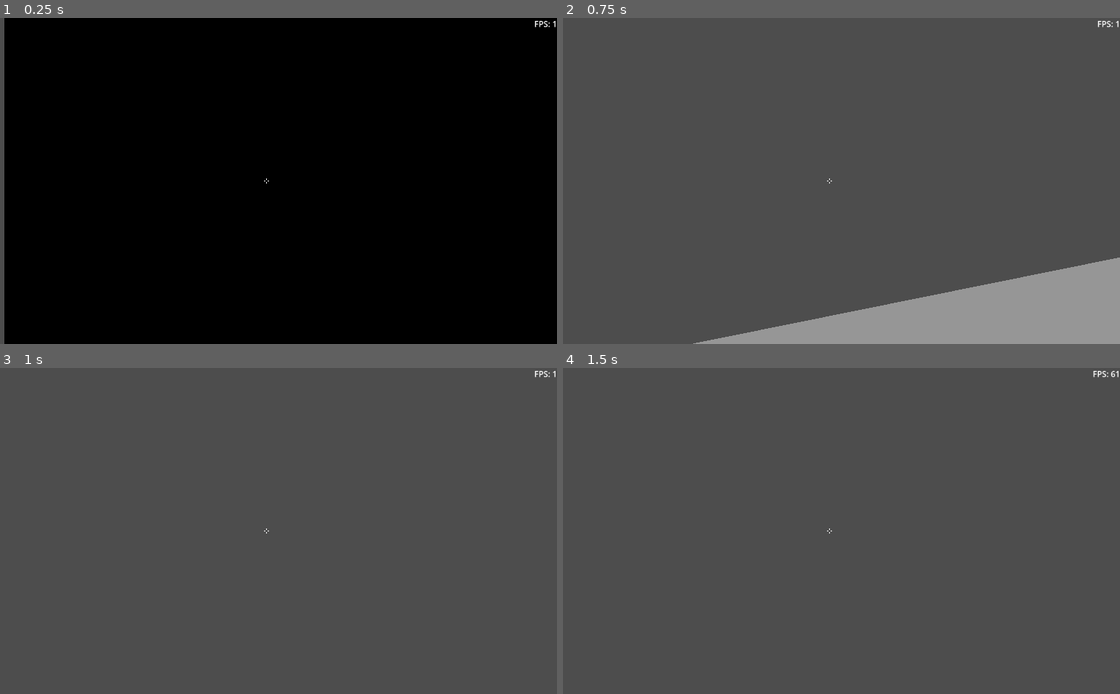
Above: before the commit, frames 1-4 (two rows, left to right).
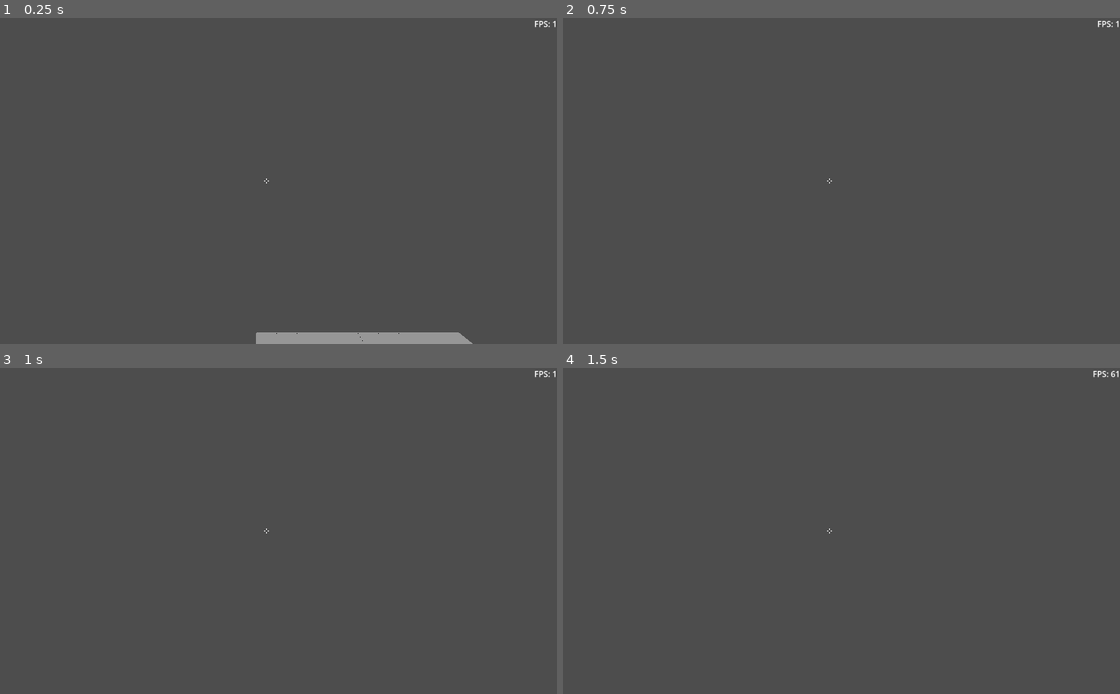
Above: after the commit, the same moments.

Repository: rollinger/VoxelLandscape
Game: Godot game, scene res://voxel_grid.tscn
The game is run twice, just before and just after one commit, with the same random seed, the same clock (stepped at 60 frames per second) and the same inputs.
Inputs (mouse positions are in pixels of both pictures, inside the frame that each line leads up to):
- Up to frame 1 (0.25 s): no input
- Up to frame 2 (0.75 s): tap Enter at 0.5 s; move the mouse to (863, 181) at 0.52 s; hold W (ui_up) from 0.53 s (still down); hold R (ui_ascend) from 0.53 s (still down); click (863, 181) at 0.67 s
- Up to frame 3 (1 s): keep holding W (ui_up); keep holding R (ui_ascend)
- Up to frame 4 (1.5 s): keep holding W (ui_up); move the mouse to (802, 531) at 1.27 s; release R (ui_ascend) at 1.28 s; tap R (ui_ascend) at 1.35 s; click (802, 531) at 1.42 s

The runs differ from the first frame. In frame 1, 99% of the frame differs, in the area x 0-100%, y 0-100%; in frame 2, 10%; in frame 3, nothing differs; in frame 4, nothing differs.

Commit message:
ray tracing for godot 4

Diff:
--- a/pov.gd
+++ b/pov.gd
@@ -27,36 +27,73 @@
 	rotation_degrees.x = rad_to_deg(rotation_x)
 	rotation_degrees.y = rad_to_deg(rotation_y)
 
-# Move the camera based on input and current rotation
+
+# This function ensures that the camera moves in the direction it's currently pointing
 func handle_camera_movement(delta):
 	var movement = Vector3()
+
 	if Input.is_action_pressed("ui_cancel"):
 		get_tree().quit()
+
+	# Move forward and backward relative to the camera's local Z-axis (forward/backward)
 	if Input.is_action_pressed("ui_up"):  # Move forward
-		movement -= transform.basis.z * move_speed * delta
+		movement += -transform.basis.z * move_speed * delta
 	if Input.is_action_pressed("ui_down"):  # Move backward
 		movement += transform.basis.z * move_speed * delta
-	if Input.is_action_pressed("ui_left"):  # Move left
-		movement -= transform.basis.x * move_speed * delta
-	if Input.is_action_pressed("ui_right"):  # Move right
+
+	# Move left and right relative to the camera's local X-axis (strafing/lateral movement)
+	if Input.is_action_pressed("ui_left"):  # Move left (strafe)
+		movement += -transform.basis.x * move_speed * delta
+	if Input.is_action_pressed("ui_right"):  # Move right (strafe)
 		movement += transform.basis.x * move_speed * delta
-	if Input.is_action_pressed("ui_ascend"):  # Move up (optional keybind)
-		movement += Vector3.UP * move_speed * delta
-	if Input.is_action_pressed("ui_descend"):  # Move down (optional keybind)
-		movement -= Vector3.UP * move_speed * delta
-	# Apply the calculated movement
+
+	# Move up and down relative to the camera's local Y-axis (up/down)
+	if Input.is_action_pressed("ui_ascend"):  # Move up
+		movement += transform.basis.y * move_speed * delta
+	if Input.is_action_pressed("ui_descend"):  # Move down
+		movement += -transform.basis.y * move_speed * delta
+
+	# Apply the calculated movement (relative to the current rotation and direction)
 	translate(movement)
 
 
-#func _input(event):
-	#if event is InputEventMouseButton and event.button_index == MOUSE_BUTTON_LEFT and event.pressed:
-		#var ray_origin = project_ray_origin(get_viewport().get_mouse_position())
-		#var ray_dir = project_ray_normal(get_viewport().get_mouse_position())
-		#var space_state = get_world_3d().direct_space_state
-		#var ray = PhysicsRayQueryParameters3D(from=ray_origin, to=ray_origin + ray_dir * 100)
-		#var result = space_state.intersect_ray(ray)
-#
-		#if result:
-			#var clicked_voxel = result["collider"]
-			#if clicked_voxel:
-				#clicked_voxel.queue_free()  # remove the clicked voxel
+func _input(event):
+	if event is InputEventMouseButton and event.button_index == MOUSE_BUTTON_LEFT and event.pressed:
+		# Get the camera's global position as the ray's origin
+		var ray_origin = global_transform.origin
+
+		# The camera looks along its negative Z-axis in local space, so we use -transform.basis.z for the forward direction
+		var ray_dir = -global_transform.basis.z.normalized()
+
+		# Define the ray length (how far the ray will cast)
+		var ray_length = 100.0
+
+		# Get the space state for raycasting
+		var space_state = get_world_3d().direct_space_state
+
+		# Create a ray query parameter object (Godot 4)
+		var query = PhysicsRayQueryParameters3D.create(ray_origin, ray_origin + ray_dir * ray_length)
+
+		# Perform the raycast
+		var result = space_state.intersect_ray(query)
+
+		# Check if the raycast hit something
+		if result:
+			var clicked_voxel = result.collider
+			if clicked_voxel:
+				clicked_voxel.queue_free()  # Remove the clicked voxel
+
+
+func old_input(event):
+	if event is InputEventMouseButton and event.button_index == MOUSE_BUTTON_LEFT and event.pressed:
+		var ray_origin = project_ray_origin(get_viewport().get_mouse_position())
+		var ray_dir = project_ray_normal(get_viewport().get_mouse_position())
+		var space_state = get_world_3d().direct_space_state
+		var query = PhysicsRayQueryParameters3D.create(ray_origin, ray_origin + ray_dir * 100)
+		var result = space_state.intersect_ray(query)
+		#var result = space_state.intersect_ray(ray_origin, ray_origin + ray_dir * 100)
+
+		if result:
+			var clicked_voxel = result["collider"]
+			if clicked_voxel:
+				clicked_voxel.queue_free()  # remove the clicked voxel
--- a/voxel_grid.tscn
+++ b/voxel_grid.tscn
@@ -1,29 +1,23 @@
-[gd_scene load_steps=6 format=3 uid="uid://dm1nlkf4pg7un"]
+[gd_scene load_steps=5 format=3 uid="uid://dm1nlkf4pg7un"]
 
 [ext_resource type="Script" path="res://pov.gd" id="1_46mwy"]
 [ext_resource type="Script" path="res://voxel_grid.gd" id="1_v0yxq"]
 [ext_resource type="Script" path="res://hud.gd" id="3_3hqc8"]
 [ext_resource type="Texture2D" uid="uid://0ayjy5x8vij6" path="res://assets/reticule.png" id="3_xqiqj"]
 
-[sub_resource type="BoxMesh" id="BoxMesh_t6woj"]
-
 [node name="Landscape" type="Node"]
 
 [node name="VoxelGrid" type="Node3D" parent="."]
 script = ExtResource("1_v0yxq")
 
-[node name="Sun" type="DirectionalLight3D" parent="."]
+[node name="Sun" type="DirectionalLight3D" parent="VoxelGrid"]
 transform = Transform3D(1, 0, 0, 0, -4.37114e-08, 1, 0, -1, -4.37114e-08, 0, 13.2269, 0)
 
-[node name="TestVoxel" type="MeshInstance3D" parent="."]
-mesh = SubResource("BoxMesh_t6woj")
-skeleton = NodePath("")
-
-[node name="POV" type="Camera3D" parent="."]
-transform = Transform3D(1, 0, 0, 0, 1, 0, 0, 0, 1, 0, 2.14266, 2.90608)
+[node name="POV" type="Camera3D" parent="VoxelGrid"]
+transform = Transform3D(1, 0, 0, 0, 1, 0, 0, 0, 1, 0, 10, 10)
 script = ExtResource("1_46mwy")
 
-[node name="HUD" type="Control" parent="POV"]
+[node name="HUD" type="Control" parent="VoxelGrid/POV"]
 layout_mode = 3
 anchors_preset = 15
 anchor_right = 1.0
@@ -32,7 +26,7 @@
 grow_vertical = 2
 script = ExtResource("3_3hqc8")
 
-[node name="Reticule" type="TextureRect" parent="POV/HUD"]
+[node name="Reticule" type="TextureRect" parent="VoxelGrid/POV/HUD"]
 layout_mode = 1
 anchors_preset = 8
 anchor_left = 0.5
@@ -47,7 +41,7 @@
 grow_vertical = 2
 texture = ExtResource("3_xqiqj")
 
-[node name="FPSLabel" type="Label" parent="POV/HUD"]
+[node name="FPSLabel" type="Label" parent="VoxelGrid/POV/HUD"]
 layout_mode = 1
 anchors_preset = 1
 anchor_left = 1.0
Not shown, added: CHANGELOG.txt
Not shown, changed: TODO.txt
